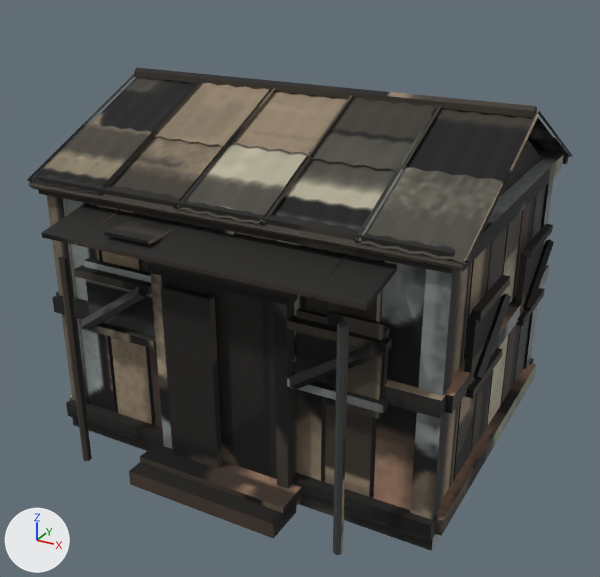
What one commit did to the FBX model Assets/Ash/Resources/Art/Barracks.fbx.
Rendered twice from a 50 mm lens placed at (2.21, -4.17, 2.92), pointed at (0.05, -0.23, 0.95). Lighting does not change. The marker at lower left points along +X, +Y and +Z. The older version comes first. Vertices at exactly the same position are counted once.

Names of what the first picture shows: 'Barracks'.
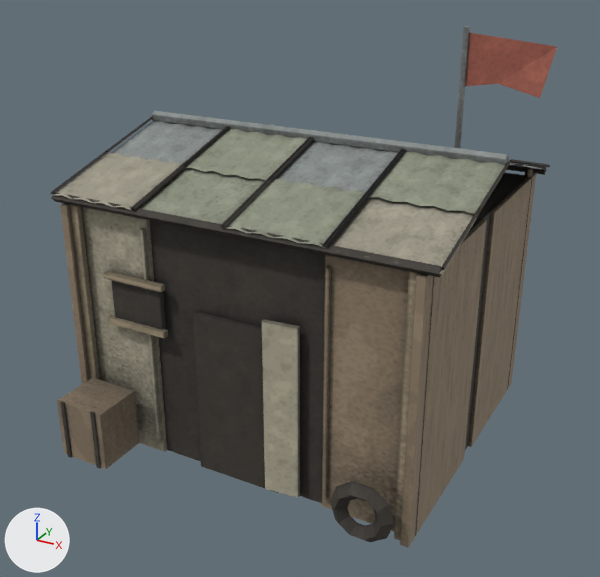
Pixel boxes [x1, y1, x2, y2] of what changed, in the pictures (600 x 577 px; the box of a moved part takes in the faces that stretch with it):
'Barracks', reshaped (7% narrower, 7% taller)
    before: [28, 68, 573, 555]
    after: [51, 26, 557, 547]
part 1 of me_cube_232, added
    after: [142, 172, 527, 503]
part 2 of me_cube_232, added
    after: [81, 207, 167, 452]
part 3 of me_cube_232, added
    after: [140, 228, 162, 443]
part 4 of me_cube_232, added (brown)
    after: [322, 255, 409, 531]
part 5 of me_cube_232, added (brown)
    after: [323, 266, 331, 499]
part 6 of me_cube_232, added (brown)
    after: [60, 203, 90, 384]
part 7 of me_cube_232, added (brown)
    after: [400, 219, 487, 547]
part 8 of me_cube_232, added (brown)
    after: [468, 173, 536, 447]
part 9 of me_cube_232, moved or reshaped
    before: [90, 78, 196, 139]
    after: [112, 121, 223, 170]
part 10 of me_cube_232, moved or reshaped
    before: [30, 124, 152, 196]
    after: [53, 153, 183, 211]
part 11 of me_cube_232, moved or reshaped
    before: [75, 209, 121, 246]
    after: [133, 163, 187, 211]
part 12 of me_cube_232, moved or reshaped
    before: [154, 83, 271, 146]
    after: [185, 129, 307, 181]
part 13 of me_cube_232, moved or reshaped
    before: [105, 136, 223, 210]
    after: [139, 168, 265, 228]
part 14 of me_cube_232, moved or reshaped
    before: [311, 98, 435, 171]
    after: [275, 142, 399, 199]
part 15 of me_cube_232, moved or reshaped
    before: [268, 159, 396, 243]
    after: [223, 179, 365, 249]
part 16 of me_cube_232, rebuilt
    before: [65, 199, 118, 412]
    after: [70, 205, 100, 380]
part 17 of me_cube_232, deleted
    before: [28, 68, 573, 555]
part 18 of me_cube_232, cut back
    before: [72, 92, 570, 551]
    after: [51, 26, 557, 543]

The change, as a diff of the scene's bpy script:
```diff
--- a/Assets/Ash/Resources/Art/Barracks.fbx.py
+++ b/Assets/Ash/Resources/Art/Barracks.fbx.py
@@ me_cube_232 @@
 # used by ob_barracks; location = (0.0, 0.0, 0.0)
-me_cube_232.from_pydata(...)  # 1502 vertices, 2062 faces; spans x -1.29..1.29, y -1.27..1.0, z 0.02..2.1
+me_cube_232.from_pydata(...)  # 973 vertices, 1315 faces; spans x -1.29..1.2, y -1.26..0.96, z 0.0..2.4
+# me_cube_232 part 1: a new loose piece, a box spanning x -1.05..1.05, y -0.85..0.85, z 0.0..1.5, in mat_barracksatlas (picture img_barracksalbedo_png)
+# me_cube_232 part 2: a new loose piece, a box spanning x -1.041..-0.534, y -0.873..-0.828, z 0.0..1.5, in mat_barracksatlas (picture img_barracksalbedo_png)
+# me_cube_232 part 3: a new loose piece, a box spanning x -0.568..-0.55, y -0.896..-0.874, z 0.075..1.425, in mat_barracksatlas (picture img_barracksalbedo_png)
+# me_cube_232 part 4: a new loose piece, a box spanning x 0.534..1.041, y -0.873..-0.828, z 0.0..1.5, in mat_barracksatlas (picture img_barracksalbedo_png)
+# me_cube_232 part 5: a new loose piece, a box spanning x 0.55..0.568, y -0.896..-0.874, z 0.075..1.425, in mat_barracksatlas (picture img_barracksalbedo_png)
+# me_cube_232 part 6: a new loose piece, a box spanning x -1.072..-1.027, y -0.952..-0.068, z 0.0..1.5, in mat_barracksatlas (picture img_barracksalbedo_png)
+# me_cube_232 part 7: a new loose piece, a box spanning x 1.027..1.072, y -0.952..-0.068, z 0.0..1.5, in mat_barracksatlas (picture img_barracksalbedo_png)
+# me_cube_232 part 8: a new loose piece, a box spanning x 1.027..1.072, y 0.068..0.952, z 0.0..1.5, in mat_barracksatlas (picture img_barracksalbedo_png)
+# me_cube_232 part 9: the loose piece of 18 vertices spanning x -1.25..-0.73, y -0.52..-0.02, z 1.81..2.05 is scaled about its middle by (1.13, 0.954, 0.572), then moved by (0.15, 0.01, -0.21)
+# me_cube_232 part 10: the loose piece of 18 vertices spanning x -1.25..-0.73, y -1.0..-0.49, z 1.61..1.85 is scaled about its middle by (1.13, 0.954, 0.572), then moved by (0.15, 0.03, -0.12)
+# me_cube_232 part 11: the loose piece of 8 vertices spanning x -0.69..-0.66, y -1.27..-0.85, z 1.43..1.54 is turned 2.7 degrees about the x axis through its middle and scaled by 1.18, then moved by (0.12, 0.35, 0.14)
+# me_cube_232 part 12: the loose piece of 18 vertices spanning x -0.75..-0.23, y -0.52..-0.02, z 1.83..2.06 is scaled about its middle by (1.13, 0.954, 0.572), then moved by (0.22, 0.01, -0.21)
+# me_cube_232 part 13: the loose piece of 18 vertices spanning x -0.75..-0.23, y -1.0..-0.49, z 1.6..1.84 is scaled about its middle by (1.13, 0.954, 0.572), then moved by (0.22, 0.03, -0.12)
+# me_cube_232 part 14: the loose piece of 18 vertices spanning x 0.25..0.76, y -0.52..-0.02, z 1.83..2.06 is scaled about its middle by (1.13, 0.954, 0.572), then moved by (-0.22, 0.01, -0.22)
+# me_cube_232 part 15: the loose piece of 18 vertices spanning x 0.25..0.76, y -1.0..-0.49, z 1.6..1.84 is scaled about its middle by (1.13, 0.954, 0.572), then moved by (-0.22, 0.03, -0.1)
+# me_cube_232 part 16: the loose piece of 8 vertices spanning x -1.11..-0.86, y -0.92..-0.86, z 0.14..1.58 is rebuilt with 8 vertices and now spans x -1.04..-0.98, y -0.92..-0.89, z 0.0..1.5
+# me_cube_232 part 17: 125 loose pieces with 1060 vertices, spanning x -1.29..1.29, y -1.27..1.0, z 0.05..2.1, are deleted
+# me_cube_232 part 18: 318 vertices removed from x -1.25..1.26, y -1.03..1.0, z 0.02..2.06; 665 vertices added at x -1.29..1.2, y -1.26..0.96, z 0.0..2.4
+# other edits to the shape of me_cube_232 do not show in these pictures
 me_cube_232.materials.append(mat_barracksatlas)
```
